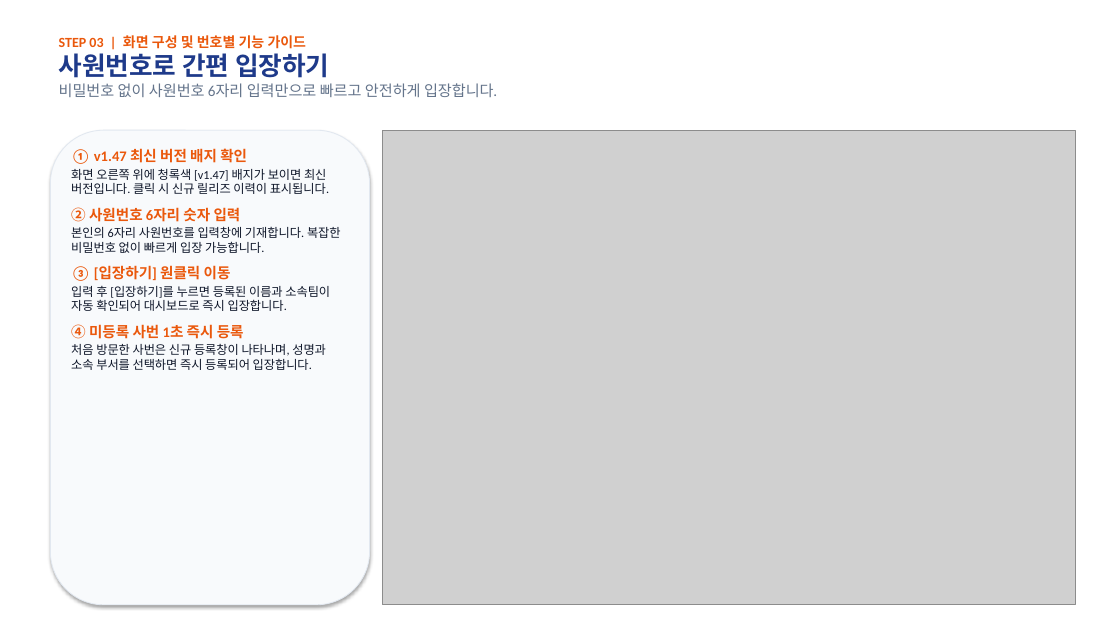
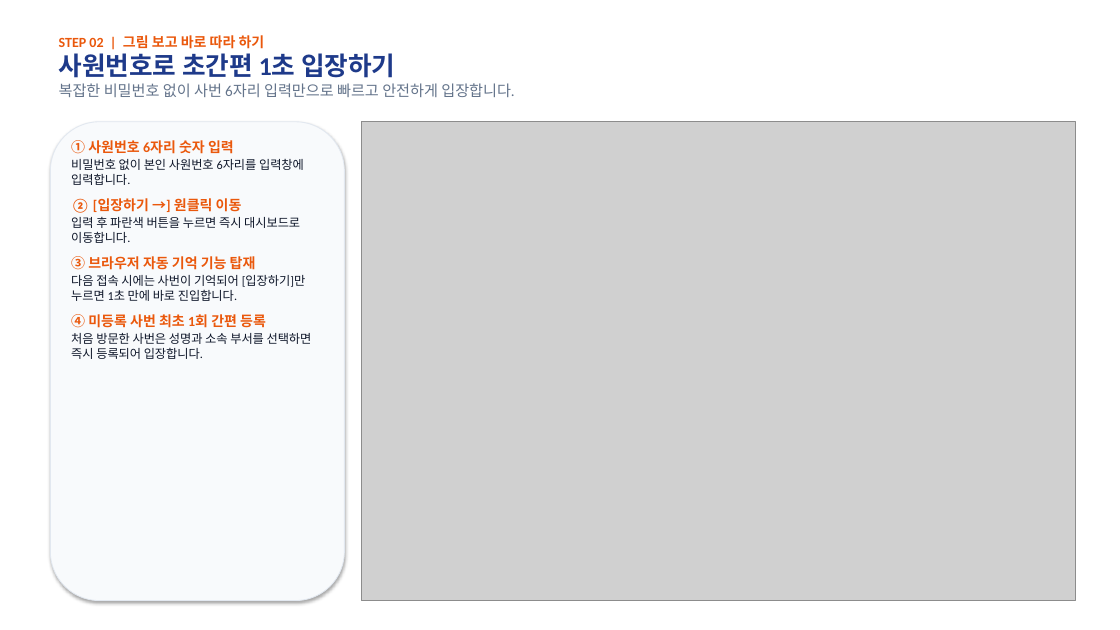
Before and after one commit to rorma34-lab/team-overtime-manager, a slide deck: slide 3 of Overtime_User_Manual.pptx (slide 4 before the commit). Drawn at 1120x630 pixels with LibreOffice and Linux fonts; fonts in the diff are those of the drawing; grey boxes stand for pictures. Boxes give left, top, right and bottom in pixels: in the first picture for what was removed or moved away, otherwise in the second. Text is boxed around its words. In the diff, an @@ line names an element or a change of style, - is before the commit and + after.

```diff
--- a/Overtime_User_Manual.pptx
+++ b/Overtime_User_Manual.pptx
@@ text at [59,35,514,97]: text changed; bold off @@
-STEP 03 | 화면 구성 및 번호별 기능 가이드
-사원번호로 간편 입장하기
-비밀번호 없이 사원번호 6자리 입력만으로 빠르고 안전하게 입장합니다.
+STEP 02 | 그림 보고 바로 따라 하기
+사원번호로 초간편 1초 입장하기
+복잡한 비밀번호 없이 사번 6자리 입력만으로 빠르고 안전하게 입장합니다.
@@ rounded rectangle: place and size @@
-rounded rectangle at [50,130,370,605]
+rounded rectangle at [50,122,344,601]
@@ text at [71,140,312,359]: text changed @@
-① v1.47 최신 버전 배지 확인
-화면 오른쪽 위에 청록색 [v1.47] 배지가 보이면 최신 버전입니다. 클릭 시 신규 릴리즈 이력이 표시됩니다.
-② 사원번호 6자리 숫자 입력
-본인의 6자리 사원번호를 입력창에 기재합니다. 복잡한 비밀번호 없이 빠르게 입장 가능합니다.
-③ [입장하기] 원클릭 이동
-입력 후 [입장하기]를 누르면 등록된 이름과 소속팀이 자동 확인되어 대시보드로 즉시 입장합니다.
-④ 미등록 사번 1초 즉시 등록
-처음 방문한 사번은 신규 등록창이 나타나며, 성명과 소속 부서를 선택하면 즉시 등록되어 입장합니다.
+① 사원번호 6자리 숫자 입력
+비밀번호 없이 본인 사원번호 6자리를 입력창에 입력합니다.
+② [입장하기 →] 원클릭 이동
+입력 후 파란색 버튼을 누르면 즉시 대시보드로 이동합니다.
+③ 브라우저 자동 기억 기능 탑재
+다음 접속 시에는 사번이 기억되어 [입장하기]만 누르면 1초 만에 바로 진입합니다.
+④ 미등록 사번 최초 1회 간편 등록
+처음 방문한 사번은 성명과 소속 부서를 선택하면 즉시 등록되어 입장합니다.
@@ picture: place and size @@
-picture at [382,130,1075,605]
+picture at [361,122,1075,601]
```
Also in this commit, not shown: 3 other slides changed, 5 slides added, 7 slides removed, 6 other files.
